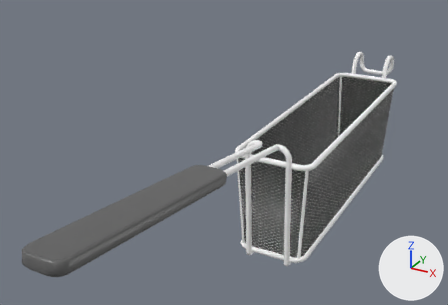
The FBX model Assets/Art/Models/Equipment/Fryer/FryerBasket.fbx as it was, and as the next commit left it.
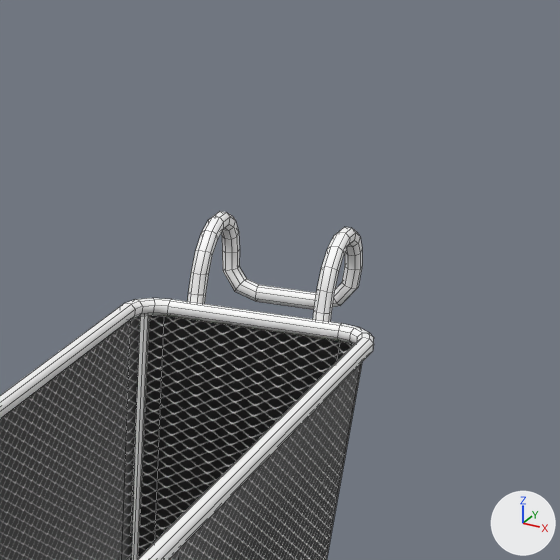
Each version appears first whole from a 50 mm lens placed at (0.209, -0.614, 0.225), pointed at (-0.051, -0.14, -0.012), and next in a close-up on the part from 68% to 99% of the width and 0% to 45% of the height. The lights are fixed; the arrows at lower right show +X, +Y and +Z. The close-ups show mesh edges as thin lines.

Objects in the first close-up: 'Basket'.
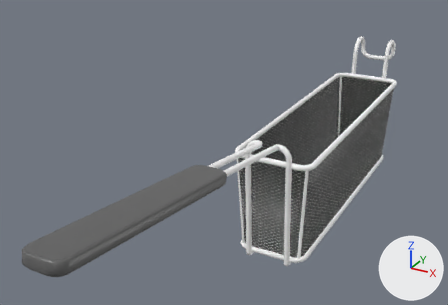
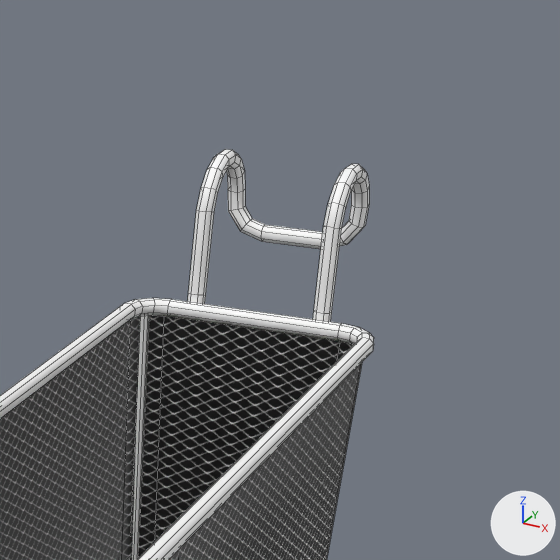
The newer file is also turned or shifted as a whole; pictures and numbers use the older file's frame.

Changed parts and their boxes [x1, y1, x2, y2] in the close-ups (560 x 560 px; the box of a moved part takes in the faces that stretch with it):
'Basket', reshaped
    before: [0, 211, 374, 560]
    after: [0, 149, 374, 560]
part 1 of me_plane_002, moved or reshaped
    before: [188, 211, 362, 313]
    after: [188, 149, 369, 313]

Edits to the bpy script that builds the scene:
```text
Change me_plane_002:
    where me_plane_002.from_pydata(...)  # 824 vertices, 760 faces; spans x -0.04..0.04, y -0.43..0.188, z -0.114..0.053
    used by ob_basket; location = (0.0, 0.0, 0.0)
    me_plane_002 part 1: 176 of the vertices in x -0.023..0.023, y 0.15..0.188, z -0.013..0.019 are moved by (0.0, 0.0, 0.02)
```
